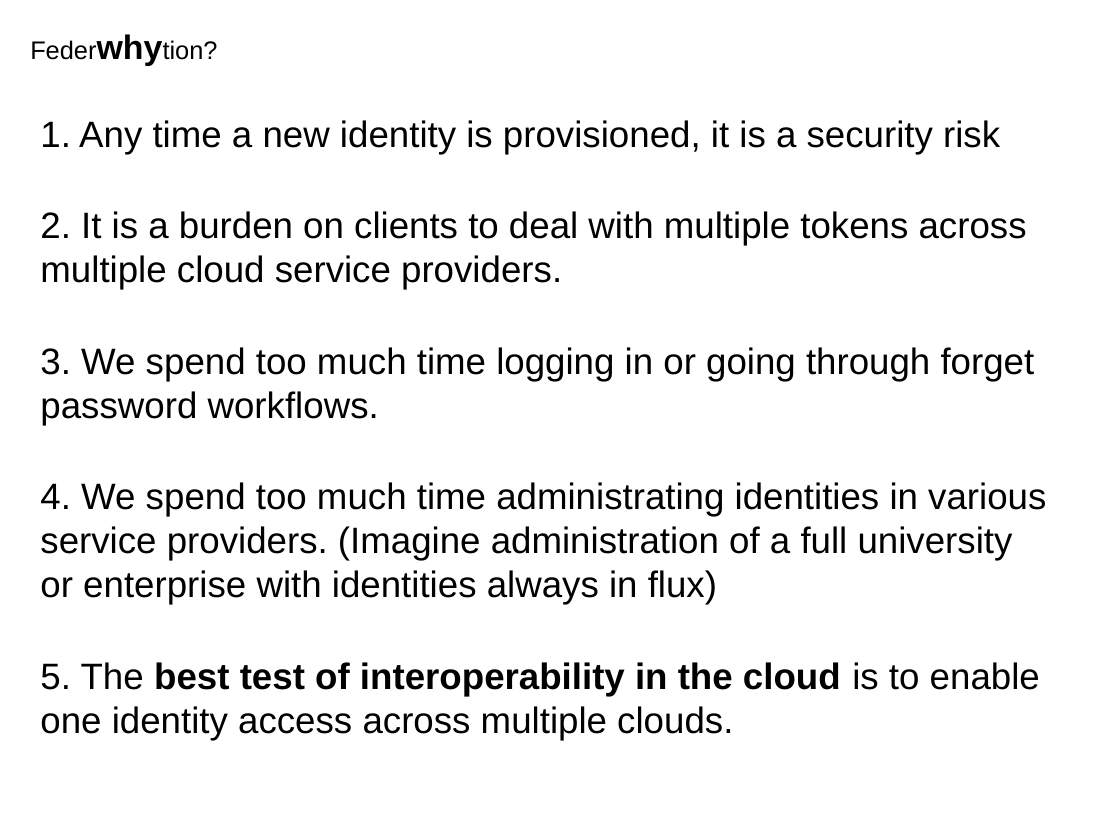
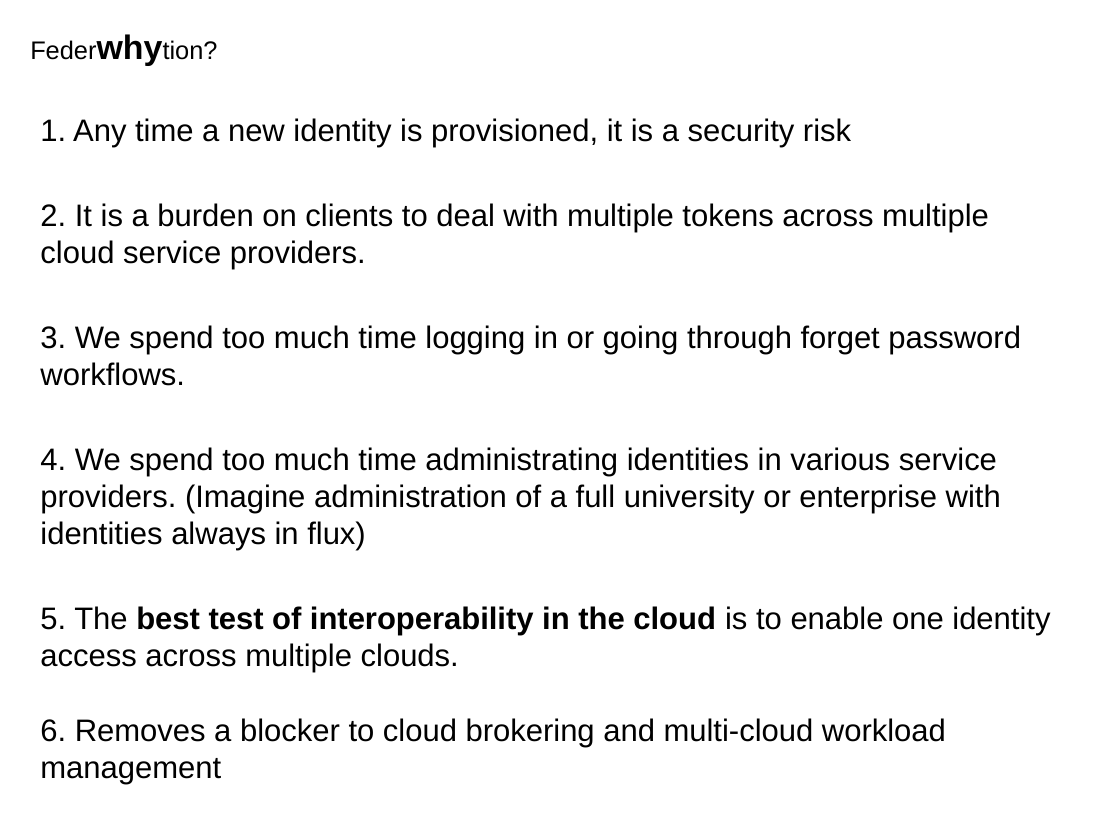
Before and after one commit to joesavak/OpenStackFederation, a slide deck: slide 5 of os-federation.odp. Drawn at 1120x840 pixels with LibreOffice and Linux fonts; fonts in the diff are those of the drawing. Boxes give left, top, right and bottom in pixels: in the first picture for what was removed or moved away, otherwise in the second. Text is boxed around its words. In the diff, an @@ line names an element or a change of style, - is before the commit and + after.

```diff
--- a/os-federation.odp
+++ b/os-federation.odp
@@ text at [40,118,1050,673]: size 26 to 22 pt in "1. Any time a new identity is ...", "2. It is a burden on clients ...", "3. We spend too much time logging ...", "4. We spend too much time administrating ..." and 1 more places @@
@@ text at [40,718,946,784]: paragraph added @@
+6. Removes a blocker to cloud brokering and multi-cloud workload management
```
Also in this commit, not shown: 5 other slides changed, 2 slides added, 2 slides removed.
